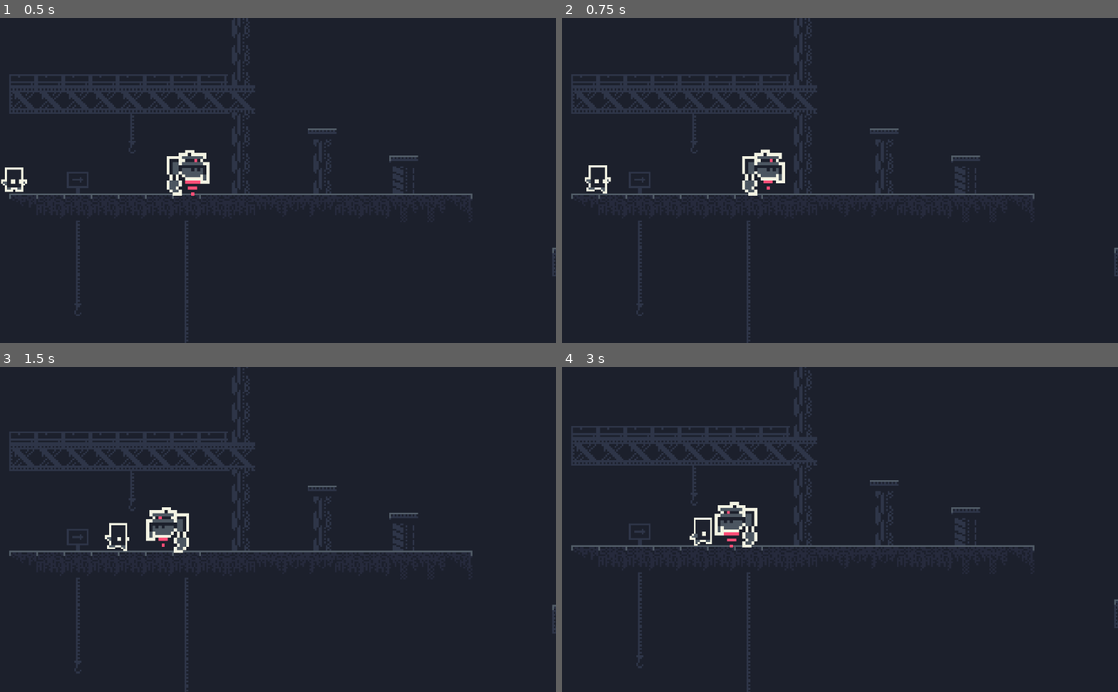
Above: before the commit, frames 1-4 (two rows, left to right).
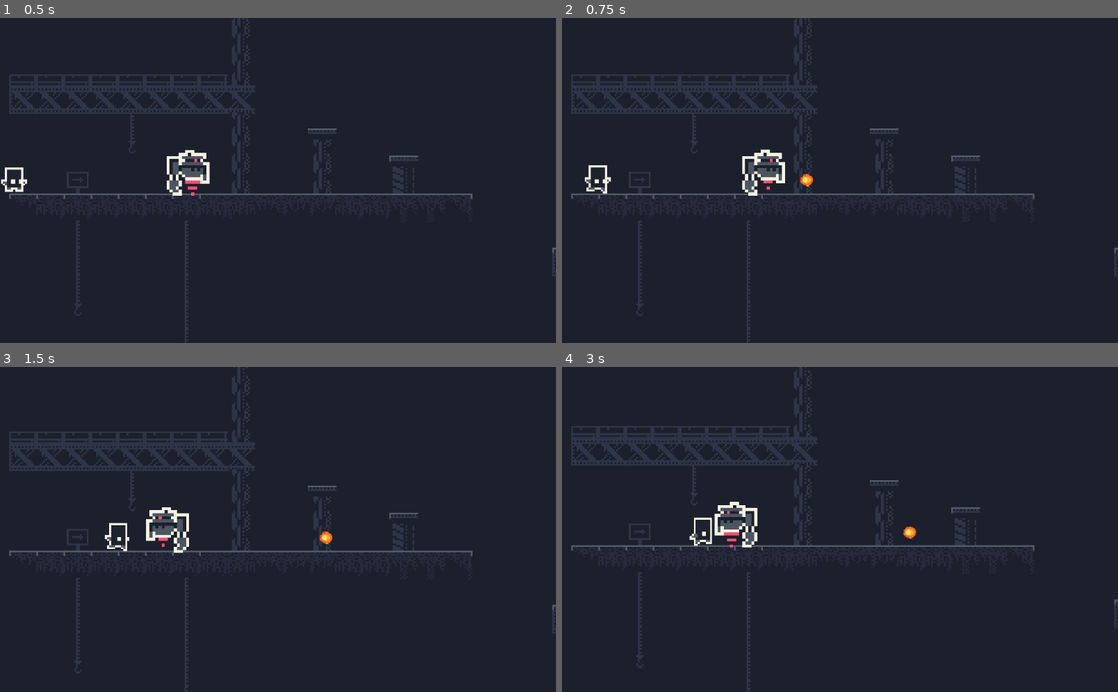
Above: after the commit, the same moments.

Repository: ladroid/IndustrialGame
Game: Godot game, scene res://scenes/Map.tscn
The game is run twice, just before and just after one commit, with the same random seed, the same clock (stepped at 60 frames per second) and the same inputs.
Inputs:
- Up to frame 1 (0.5 s): no input
- Up to frame 2 (0.75 s): hold Right (ui_right) from 0.53 s (still down); tap Tab (ui_focus_next) at 0.6 s
- Up to frame 3 (1.5 s): keep holding Right (ui_right); tap Up (ui_up) at 0.77 s; tap Tab (ui_focus_next) at 1.35 s
- Up to frame 4 (3 s): tap Up (ui_up) at 1.52 s; release Right (ui_right) at 2.03 s; hold Left (ui_left) 2.03-2.78 s; tap Tab (ui_focus_next) at 2.1, 2.85 s; hold Right (ui_right) from 2.78 s (still down)

Frame 1 is identical in both runs. In frame 2, less than 0.1% of the frame differs, in the area x 42-46%, y 47-52%; in frame 3, less than 0.1%; in frame 4, less than 0.1%, in the area x 61-64%, y 49-53%.

Commit message:
improve game

Diff:
--- /dev/null
+++ b/scenes/Ffireball.tscn
@@ -0,0 +1,19 @@
+[gd_scene load_steps=4 format=2]
+
+[ext_resource path="res://sprite/fireball_V_1_1/FB500-1.png" type="Texture" id=1]
+[ext_resource path="res://script/Ffireball.gd" type="Script" id=2]
+
+[sub_resource type="CircleShape2D" id=1]
+radius = 2.87167
+
+[node name="Ffireball" type="Node2D"]
+script = ExtResource( 2 )
+
+[node name="Sprite" type="Sprite" parent="."]
+scale = Vector2( 0.023, 0.022 )
+texture = ExtResource( 1 )
+
+[node name="Area2D" type="Area2D" parent="."]
+
+[node name="CollisionShape2D" type="CollisionShape2D" parent="Area2D"]
+shape = SubResource( 1 )
--- a/scenes/Switcher.tscn
+++ b/scenes/Switcher.tscn
@@ -15,12 +15,12 @@
 "frames": [ ExtResource( 5 ) ],
 "loop": true,
 "name": "on",
-"speed": 5.0
+"speed": 0.0
 }, {
 "frames": [ ExtResource( 1 ) ],
 "loop": true,
 "name": "off",
-"speed": 5.0
+"speed": 0.0
 } ]
 
 [sub_resource type="RectangleShape2D" id=2]
--- /dev/null
+++ b/script/Ffireball.gd
@@ -0,0 +1,10 @@
+extends Node2D
+
+const speed = 16
+var direction = Vector2.ZERO
+
+func set_fireball_direction(dir):
+	direction = dir
+
+func _physics_process(delta):
+	position.x += direction * speed
--- a/script/Hero.gd
+++ b/script/Hero.gd
@@ -2,7 +2,8 @@
 
 const gravity = 10
 const FLOOR = Vector2(0, -1)
-const fireball = preload("res://scenes/Fireball.tscn")
+#const fireball = preload("res://scenes/Fireball.tscn") #USE IT!!!
+const fireball = preload("res://scenes/Ffireball.tscn")
 
 var velocity = Vector2()
 var on_ground = false
--- a/script/Switcher.gd
+++ b/script/Switcher.gd
@@ -10,21 +10,17 @@
 	pass
 
 func switcher_on_off():
+	on = true
 	if on == true and off == false:
-		print("A")
+		print("A<-\n\n")
 		$AnimatedSprite.play("on")
 		on = false
 		off = true
 	if on == false and off == true:
-		print("B")
+		print("->B\n\n")
 		$AnimatedSprite.play("off")
+		off = false
 		on = true
-		off = false
-	if on == false and off == false:
-		$AnimatedSprite.play("idle")
-		on = true
-		off = true
-		print("C")
 
 func _on_Area2D_body_entered(body):
 	if "Hero" in body.name:
